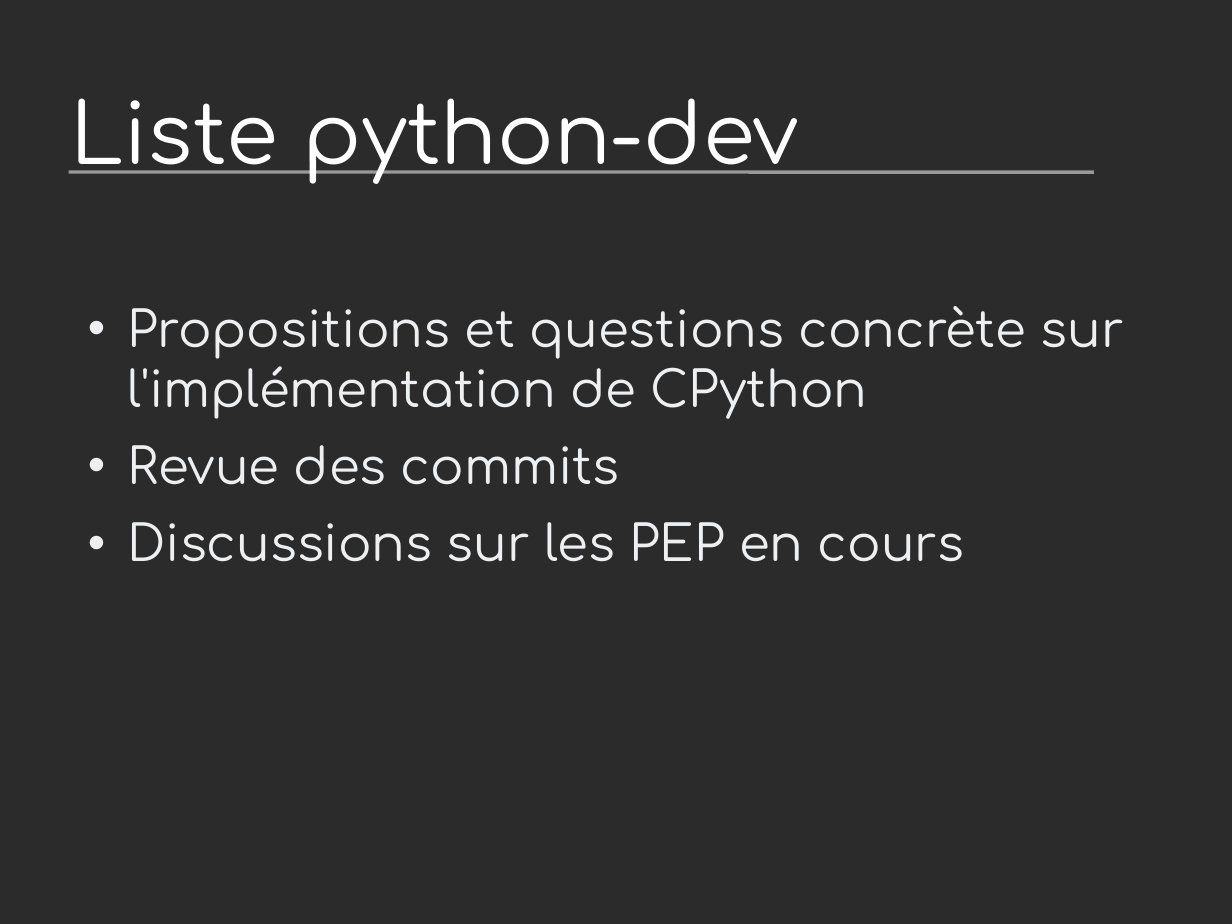
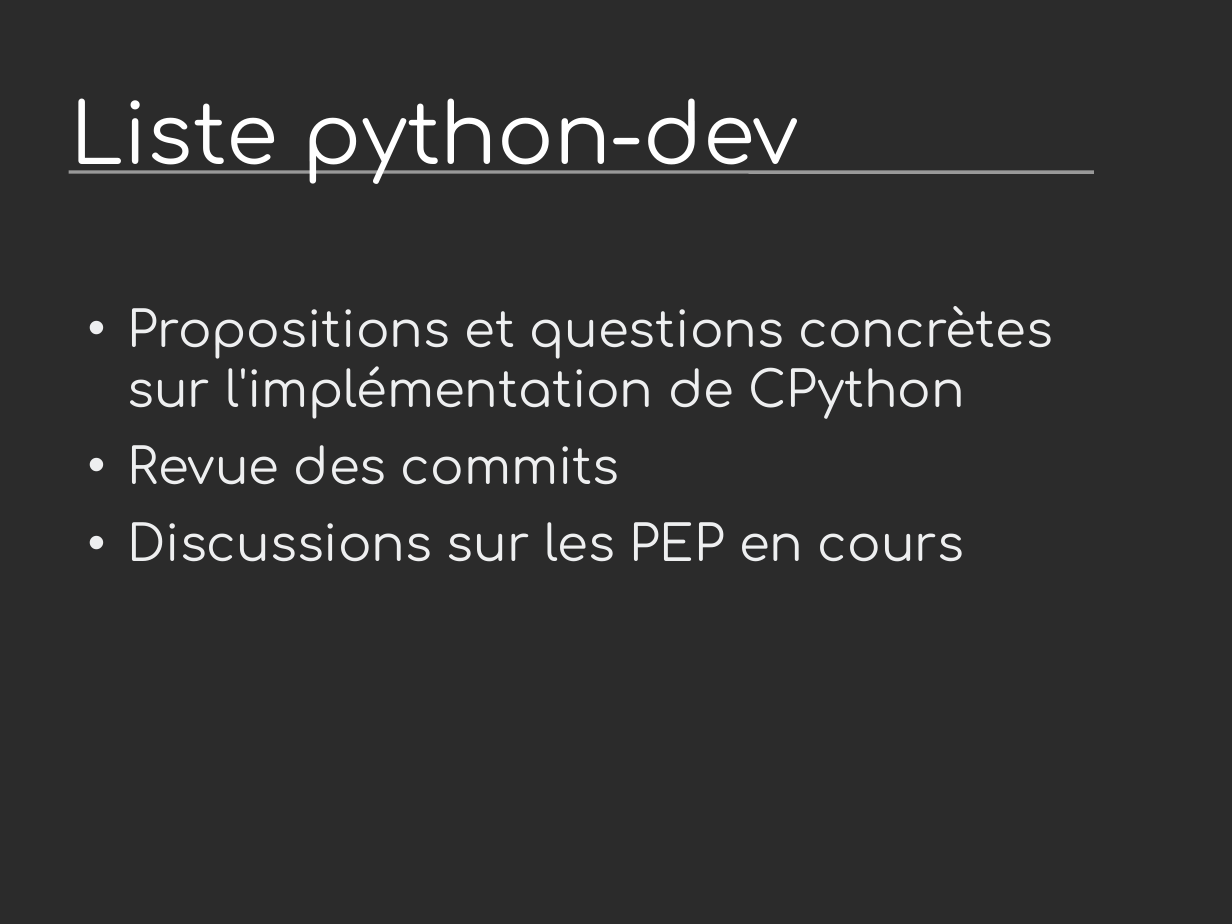
Before and after one commit to vstinner/talks, a slide deck: slide 6 of 2012-PyconFR-Paris/devprocess/process_dev_cpython.odp. Drawn at 1232x924 pixels with LibreOffice and Linux fonts; fonts in the diff are those of the drawing; background and template pictures are left out; a plain dark background stands for a picture behind light text. Boxes give left, top, right and bottom in pixels: in the first picture for what was removed or moved away, otherwise in the second. Text is boxed around its words. In the diff, an @@ line names an element or a change of style, - is before the commit and + after.

```diff
--- a/2012-PyconFR-Paris/devprocess/process_dev_cpython.odp
+++ b/2012-PyconFR-Paris/devprocess/process_dev_cpython.odp
@@ text at (128,306,1053,419): text changed @@
-  • Propositions et questions concrète sur l'implémentation de CPython
+  • Propositions et questions concrètes sur l'implémentation de CPython
```
Also in this commit, not shown: 9 other slides changed, 2 other files.
